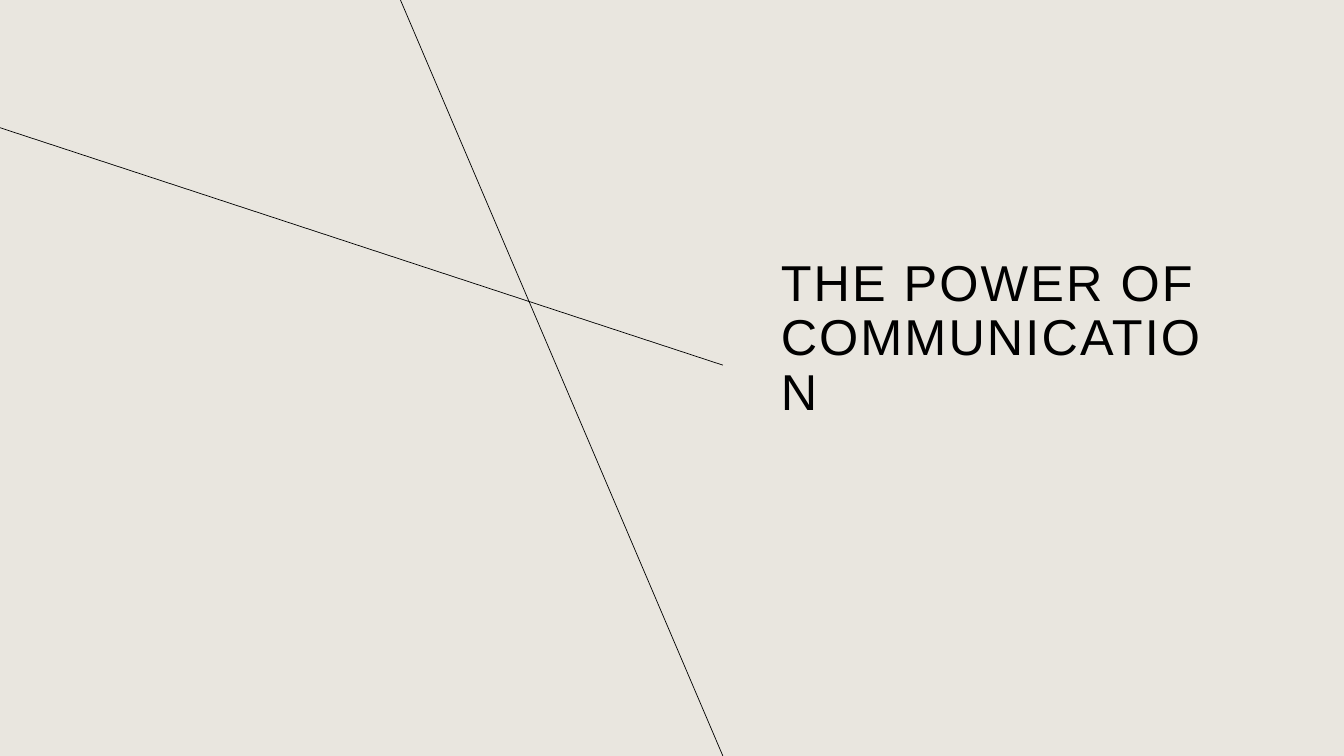
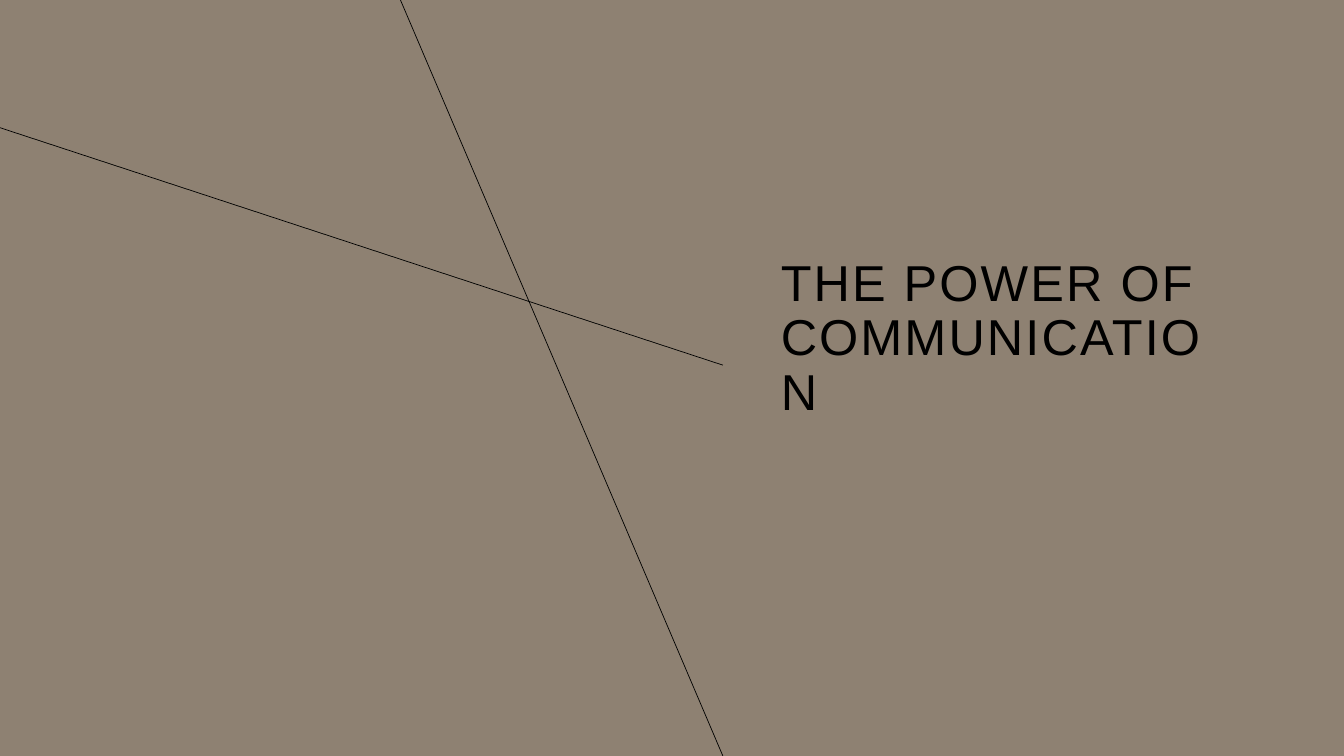
Before and after one commit to sebahrens/json2pptx, a slide deck: slide 2 of templates/abstract.pptx. Drawn at 1344x756 pixels with LibreOffice and Linux fonts; fonts in the diff are those of the drawing. Boxes give left, top, right and bottom in pixels: in the first picture for what was removed or moved away, otherwise in the second. Text is boxed around its words. In the diff, an @@ line names an element or a change of style, - is before the commit and + after.

```diff
--- a/templates/abstract.pptx
+++ b/templates/abstract.pptx
@@ background #E9E6DF to #8E8172 @@
```
Also in this commit, not shown: 7 other files.
